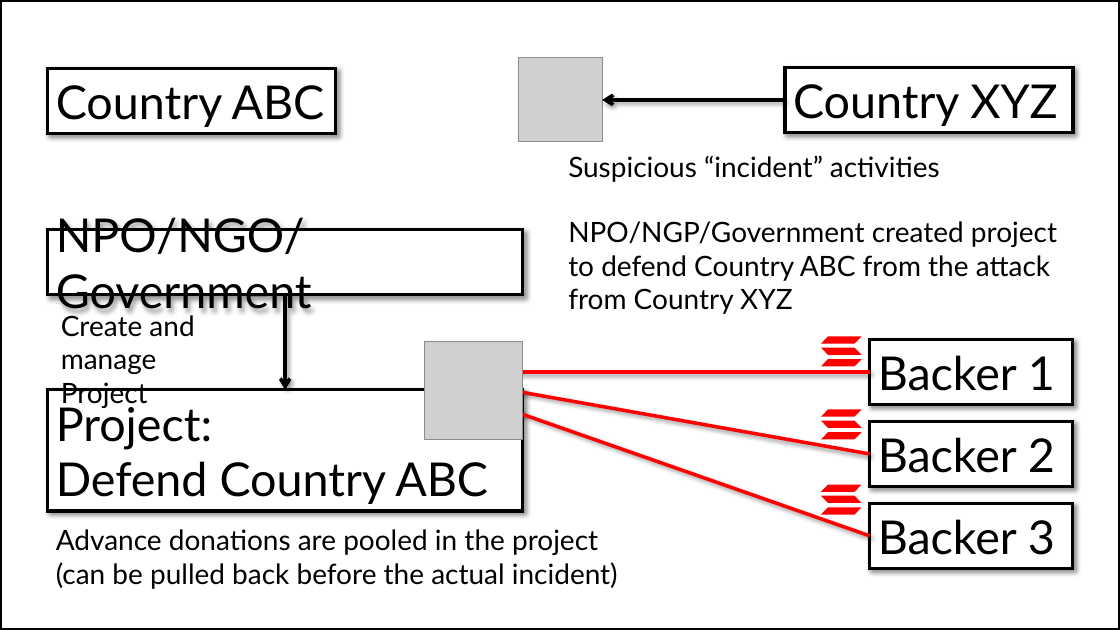
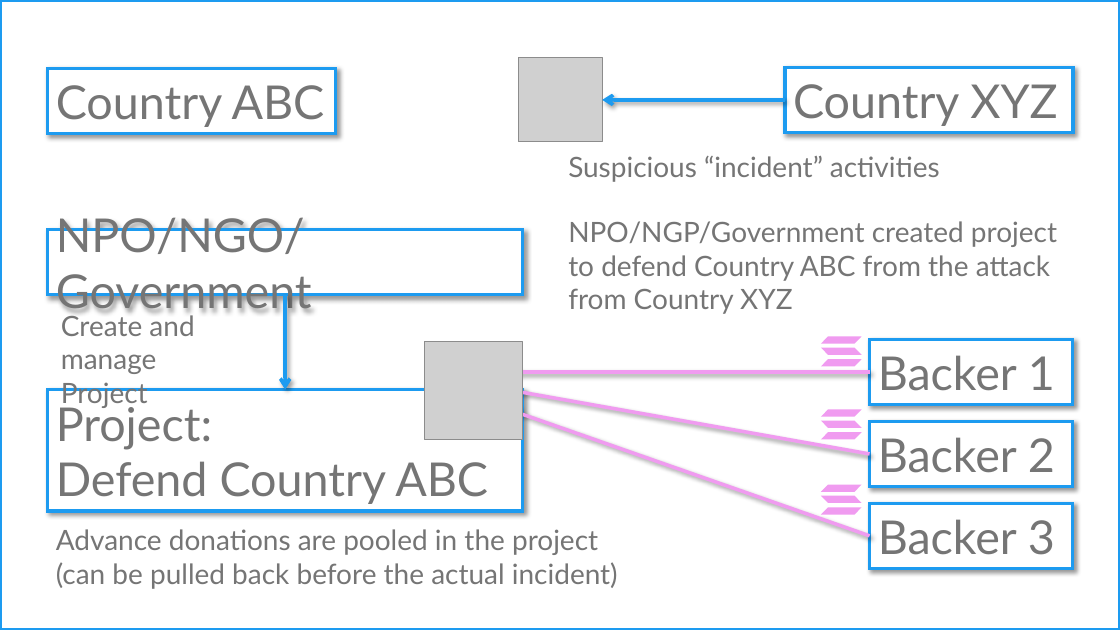
Before and after one commit to ohsugi/dove, a slide deck: slide 2 of images/DOVE.pptx. Drawn at 1120x630 pixels with LibreOffice and Linux fonts; fonts in the diff are those of the drawing; grey boxes stand for pictures. Boxes give left, top, right and bottom in pixels: in the first picture for what was removed or moved away, otherwise in the second. Text is boxed around its words. In the diff, an @@ line names an element or a change of style, - is before the commit and + after.

```diff
--- a/images/DOVE.pptx
+++ b/images/DOVE.pptx
@@ rectangle at [0, 0, 1120, 630]: outline #000000 3 pt to #1D9BF0 3 pt @@
@@ arrow (785, 100) - (602, 100): stroke #000000 3 pt to #1D9BF0 3 pt @@
@@ arrow (286, 295) - (286, 390): stroke #000000 3 pt to #1D9BF0 3 pt @@
@@ arrow (870, 372) - (507, 372): stroke #FF0000 3 pt to #F09BF0 3 pt @@
@@ arrow (870, 454) - (507, 390): stroke #FF0000 3 pt to #F09BF0 3 pt @@
@@ arrow (870, 536) - (509, 410): stroke #FF0000 3 pt to #F09BF0 3 pt @@
@@ fill #FF0000 to #F09BF0 in 9 elements at [821, 360, 861, 367], [821, 337, 861, 344], [821, 348, 861, 355], [821, 433, 861, 440], [821, 409, 861, 417], [821, 421, 861, 429], [821, 507, 861, 515], [821, 485, 861, 492], [821, 496, 861, 503] @@
@@ text colour #000000 to #757575; outline #000000 3 pt to #1D9BF0 3 pt in 7 elements at [48, 69, 336, 134], [48, 390, 523, 512], [785, 67, 1073, 132], [48, 229, 523, 294], [870, 339, 1073, 404], [870, 422, 1073, 486], [870, 503, 1073, 568] @@
@@ text colour #000000 to #757575 in 4 elements at [568, 221, 1057, 314], [568, 156, 940, 182], [61, 311, 194, 409], [56, 529, 618, 589] @@
```
Also in this commit, not shown: 4 other slides changed, 7 other files.
